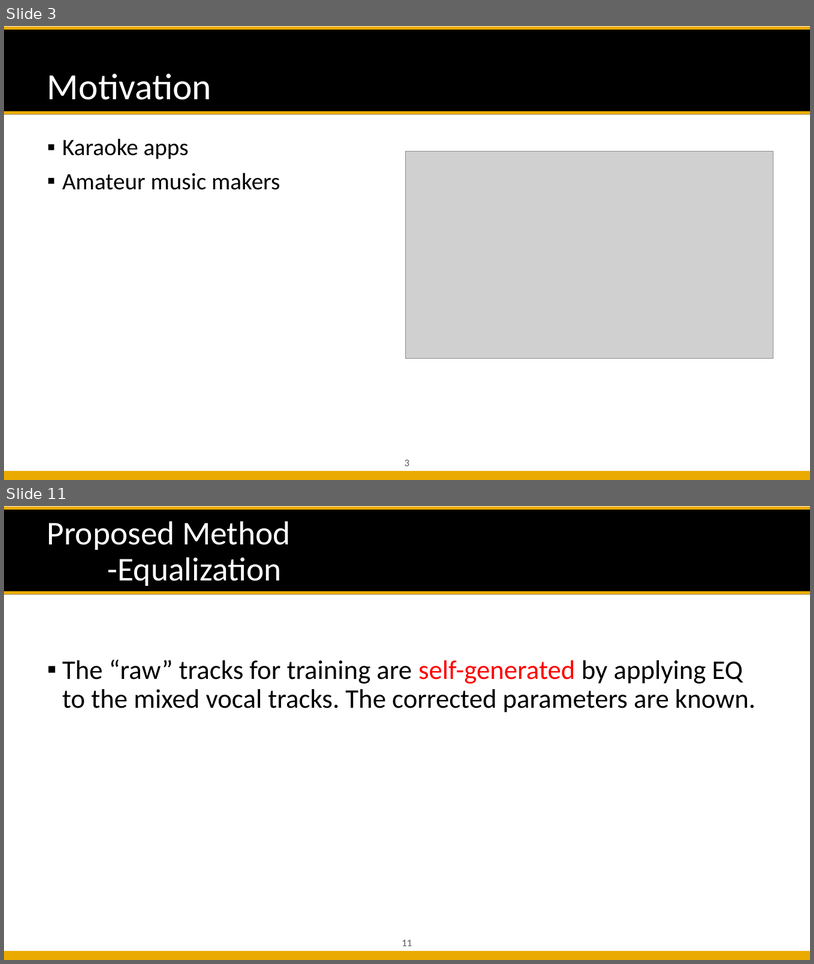
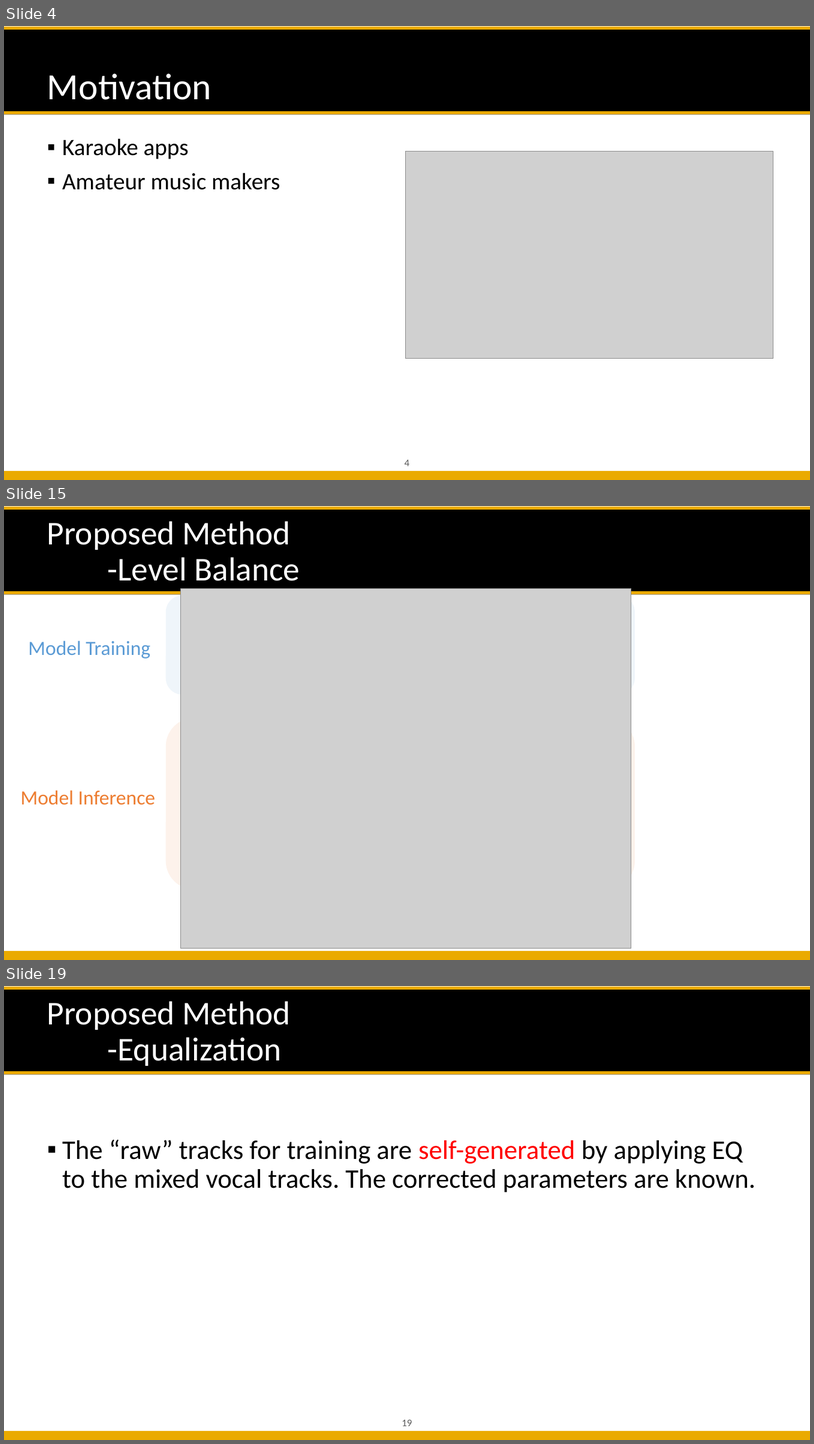
Before and after one commit to likelian/Lab_spring2022, a slide deck: doc/PPT/ Automatic Mixing Proposal.pptx. Shown one above the other, each under a label of ours: slides 3 and 11 before the commit, slides 4, 15 and 19 after it; the slides between them are not shown. The pictures are 814x964 and 814x1444 pixels, drawn with LibreOffice and Linux fonts; fonts in the diff are those of the drawing; grey boxes stand for pictures; background and template pictures are left out. Boxes give left, top, right and bottom in pixels: in the first picture for what was removed or moved away, otherwise in the second. Text is boxed around its words. In the diff, an @@ line names an element or a change of style, - is before the commit and + after.

```diff
--- a/doc/PPT/ Automatic Mixing Proposal.pptx
+++ b/doc/PPT/ Automatic Mixing Proposal.pptx
@@ slide 15 added at [4, 506, 810, 960], background #FFFFFF; not listed: 5 template elements that a slide beside it also shows @@
@@ title added at [47, 521, 300, 589], 39.6 pt, text #FFFFFF @@
+Proposed Method
+-Level Balance
@@ rounded rectangle added at [166, 595, 636, 695], fill #9DC3E6 at 16% opacity @@
@@ picture added at [180, 588, 632, 948] @@
@@ text added at [28, 640, 150, 658], 24 pt, text #5B9BD5 @@
+Model Training
@@ rounded rectangle added at [166, 718, 636, 889], fill #F4B183 at 16% opacity @@
@@ text added at [21, 790, 156, 805], 24 pt, text #ED7D31 @@
+Model Inference
@@ what was slide 3 is now slide 4 @@
@@ page number at [405, 459, 410, 466]: text changed @@
-3
+4
@@ what was slide 11 is now slide 19 @@
@@ page number at [402, 1419, 412, 1426]: text changed @@
-11
+19
```
Also in this commit, not shown: 11 slides changed, 10 other slides added, 1 slide removed, 12 other files.
